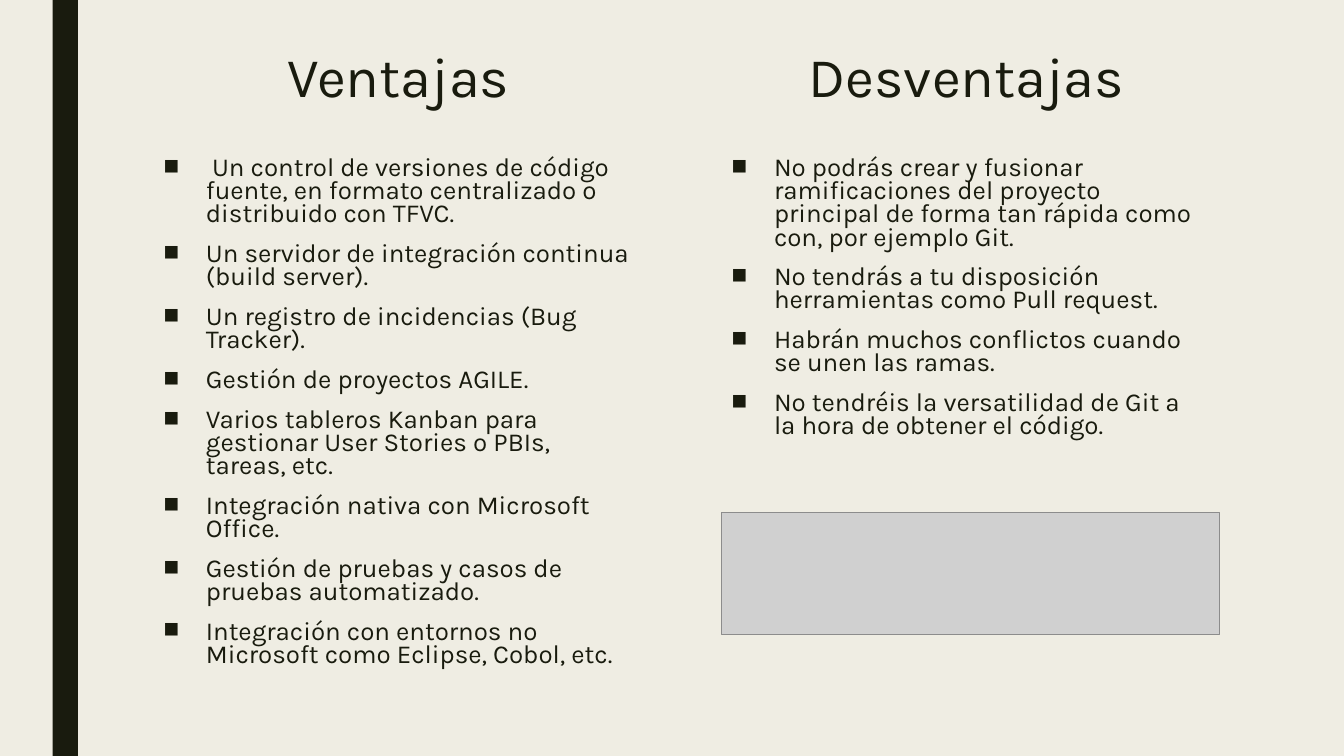
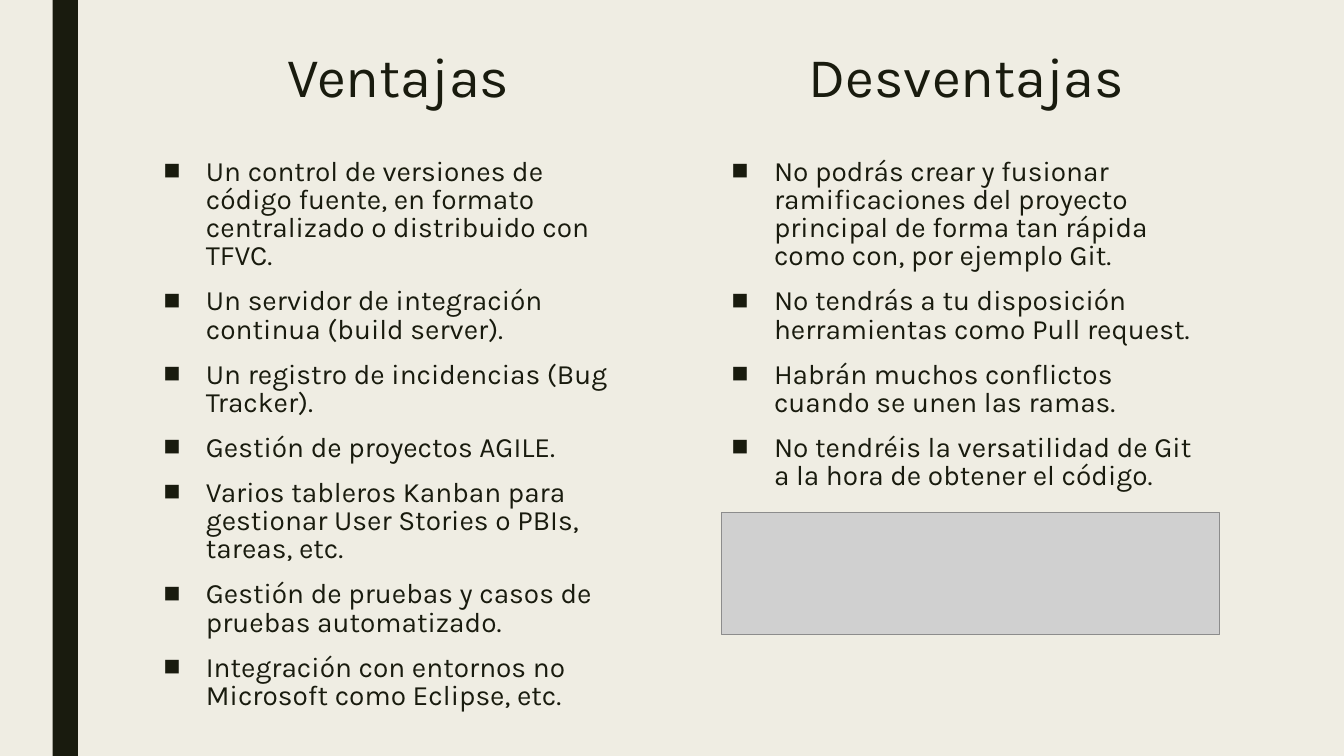
Before and after one commit to emimontesdeoca/2DAW, a slide deck: slide 12 of 2017/DPL/Segundo trimestre/Team fundation version control.pptx. Drawn at 1344x756 pixels with LibreOffice and Linux fonts; fonts in the diff are those of the drawing; grey boxes stand for pictures. Boxes give left, top, right and bottom in pixels: in the first picture for what was removed or moved away, otherwise in the second. Text is boxed around its words. In the diff, an @@ line names an element or a change of style, - is before the commit and + after.

```diff
--- a/2017/DPL/Segundo trimestre/Team fundation version control.pptx
+++ b/2017/DPL/Segundo trimestre/Team fundation version control.pptx
@@ text at <box>206,161,607,639</box>: size 18.5 to 20 pt in "Un control de versiones de código fuente, ...", "Un servidor de integración continua (build server).", "Un registro de incidencias (Bug Tracker).", "Gestión de proyectos AGILE." and 2 more places; line spacing 0.74 to 0.84 @@
@@ text "No podrás crear y fusionar ..." at <box>774,160,1191,492</box>: size 18.5 to 20 pt; line spacing 0.74 to 0.84 @@
@@ text at <box>206,494,590,538</box>: paragraph removed @@
-■ Integración nativa con Microsoft Office.
@@ text at <box>206,655,565,712</box>: text changed; size 18.5 to 20 pt @@
-■ Integración con entornos no Microsoft como Eclipse, Cobol, etc.
+■ Integración con entornos no Microsoft como Eclipse, etc.
```
Also in this commit, not shown: 2 other slides changed, 1 slide added, 50 other files.
